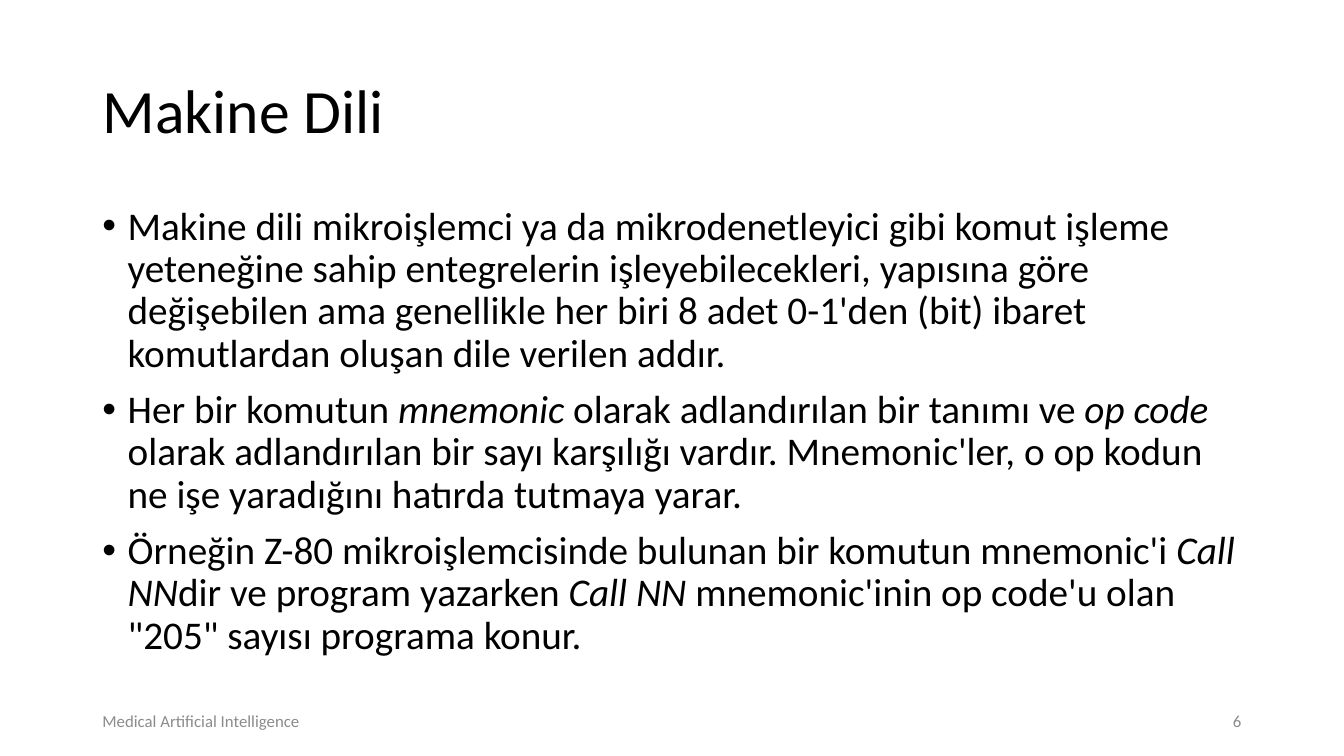
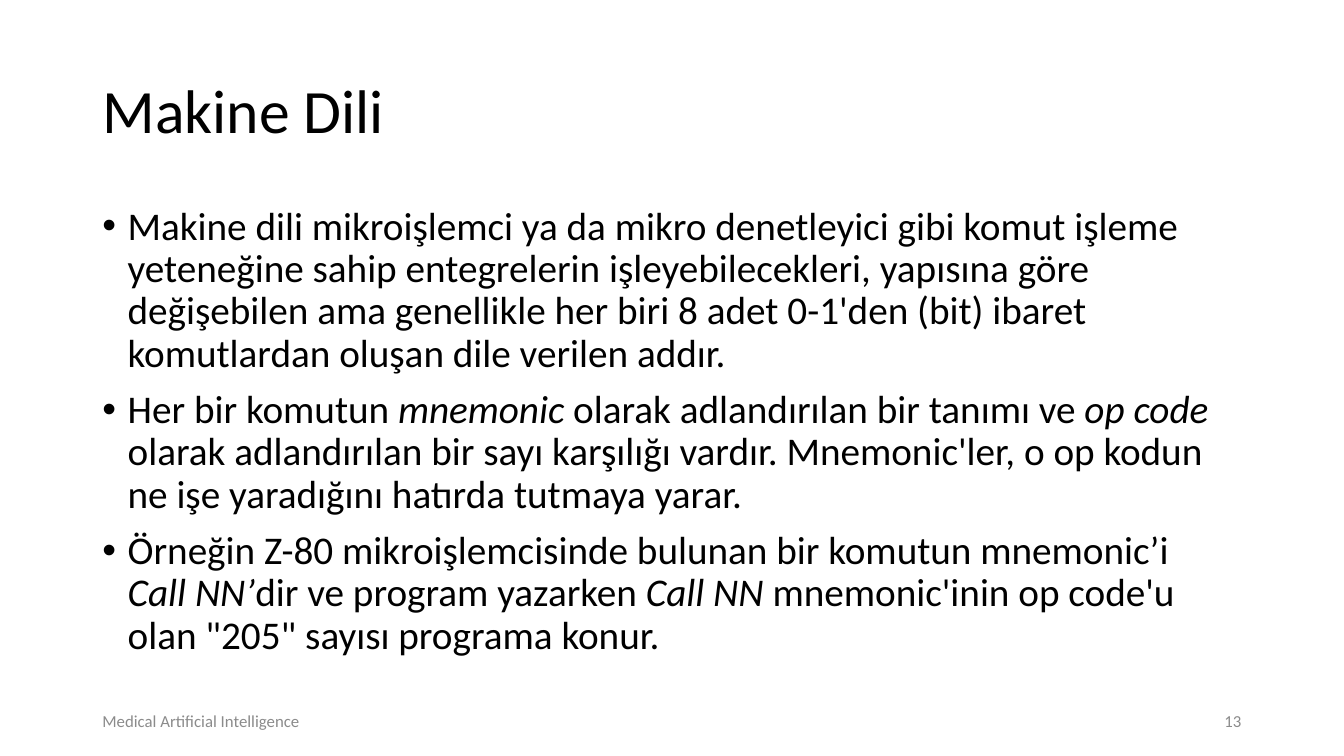
Before and after one commit to MAIClub/maiWorkshops19, a slide deck: slide 13 of Introduction to Python /lec01.pptx (slide 6 before the commit). Drawn at 1344x756 pixels with LibreOffice and Linux fonts; fonts in the diff are those of the drawing; background and template pictures are left out. Boxes give left, top, right and bottom in pixels: in the first picture for what was removed or moved away, otherwise in the second. Text is boxed around its words. In the diff, an @@ line names an element or a change of style, - is before the commit and + after.

Commit message:
lecture update

```diff
--- a/Introduction to Python /lec01.pptx
+++ b/Introduction to Python /lec01.pptx
@@ text at [128, 212, 1178, 374]: spaces changed @@
-• Makine dili mikroişlemci ya da mikrodenetleyici gibi komut işleme yeteneğine sahip entegrelerin işleyebilecekleri, yapısına göre değişebilen ama genellikle her biri 8 adet 0-1'den (bit) ibaret komutlardan oluşan dile verilen addır.
+• Makine dili mikroişlemci ya da mikro denetleyici gibi komut işleme yeteneğine sahip entegrelerin işleyebilecekleri, yapısına göre değişebilen ama genellikle her biri 8 adet 0-1'den (bit) ibaret komutlardan oluşan dile verilen addır.
@@ text at [128, 532, 1174, 656]: text changed @@
-• Örneğin Z-80 mikroişlemcisinde bulunan bir komutun mnemonic'i Call NNdir ve program yazarken Call NN mnemonic'inin op code'u olan "205" sayısı programa konur.
+• Örneğin Z-80 mikroişlemcisinde bulunan bir komutun mnemonic’i Call NN’dir ve program yazarken Call NN mnemonic'inin op code'u olan "205" sayısı programa konur.
@@ page number at [1224, 716, 1241, 727]: text changed @@
-6
+13
```
Also in this commit, not shown: 2 other slides changed, 7 slides added.
